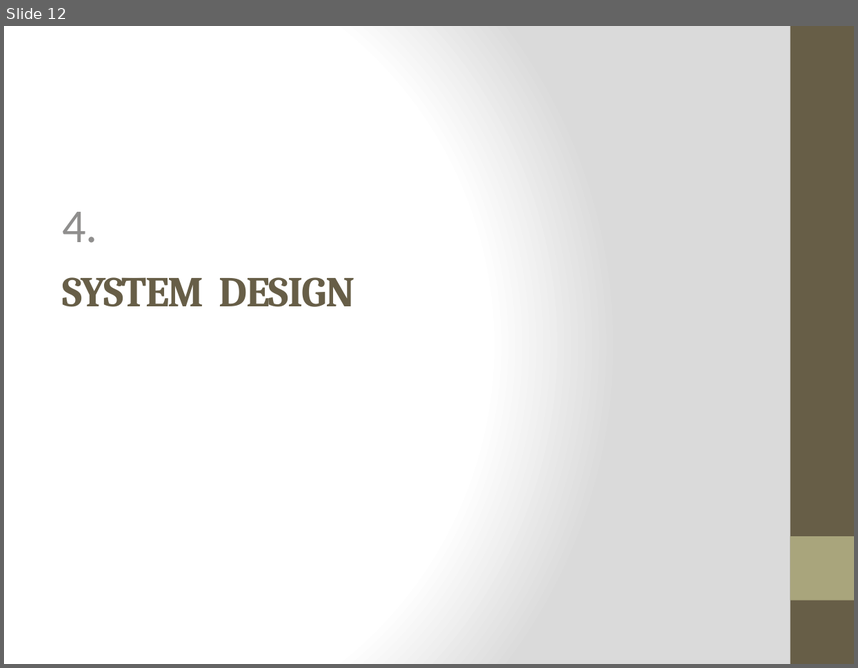
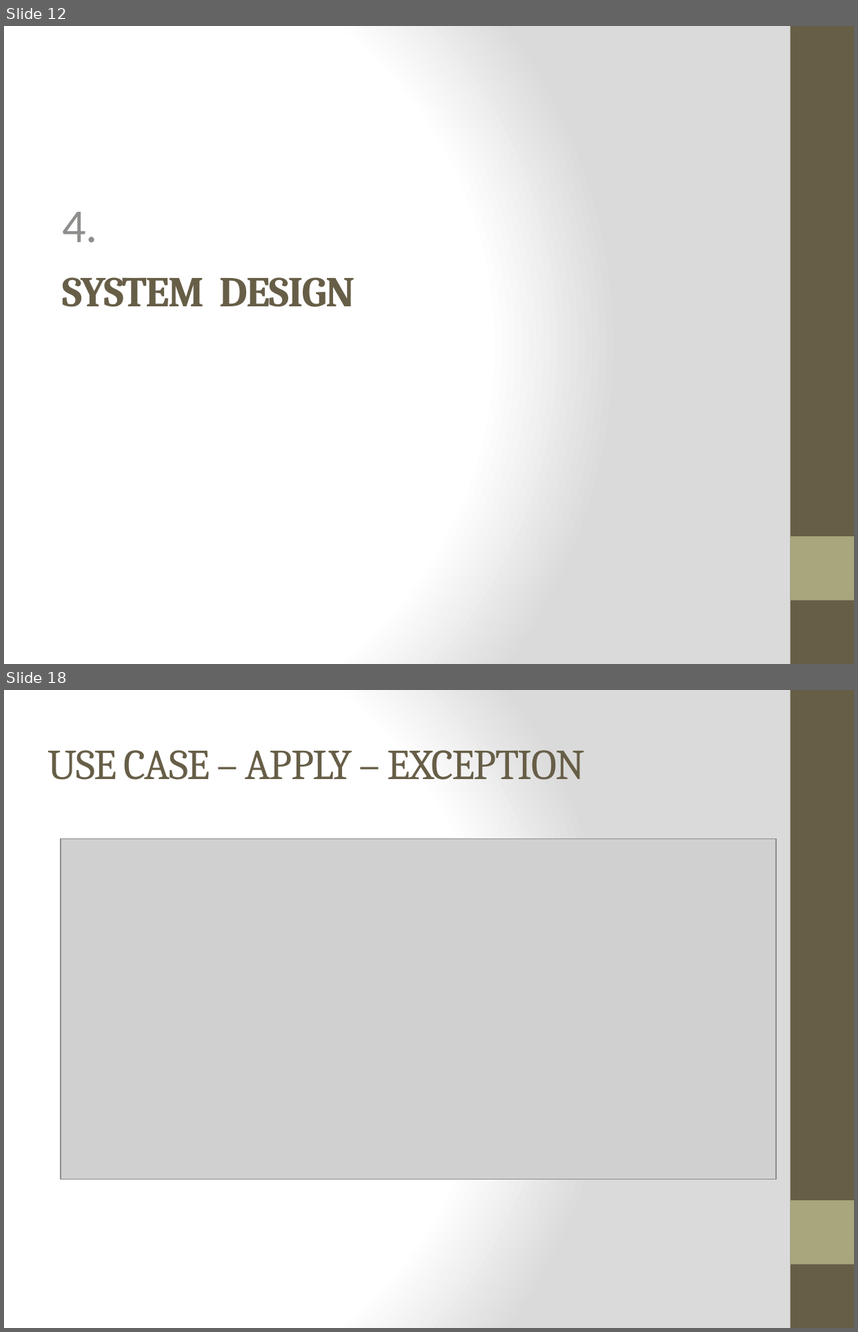
Before and after one commit to WesleyTrescott/MVC-Capstone, a slide deck: Design Specification/Design Specification.pptx. Shown one above the other, each under a label of ours: slide 12 before the commit, slides 12 and 18 after it; the slides between them are not shown. The pictures are 858x668 and 858x1332 pixels, drawn with LibreOffice and Linux fonts; fonts in the diff are those of the drawing; grey boxes stand for pictures. Boxes give left, top, right and bottom in pixels: in the first picture for what was removed or moved away, otherwise in the second. Text is boxed around its words. In the diff, an @@ line names an element or a change of style, - is before the commit and + after.

```diff
--- a/Design Specification/Design Specification.pptx
+++ b/Design Specification/Design Specification.pptx
@@ slide 18 added at (4, 690, 854, 1328), background gradient #FFFFFF to #DADADA; not listed: 2 template elements that a slide beside it also shows @@
@@ title added at (48, 750, 586, 780), 36 pt, text #675E47 @@
+USE CASE – APPLY – EXCEPTION
@@ picture added at (61, 839, 777, 1179) @@
```
Also in this commit, not shown: 9 other slides added, 2 slides removed.
